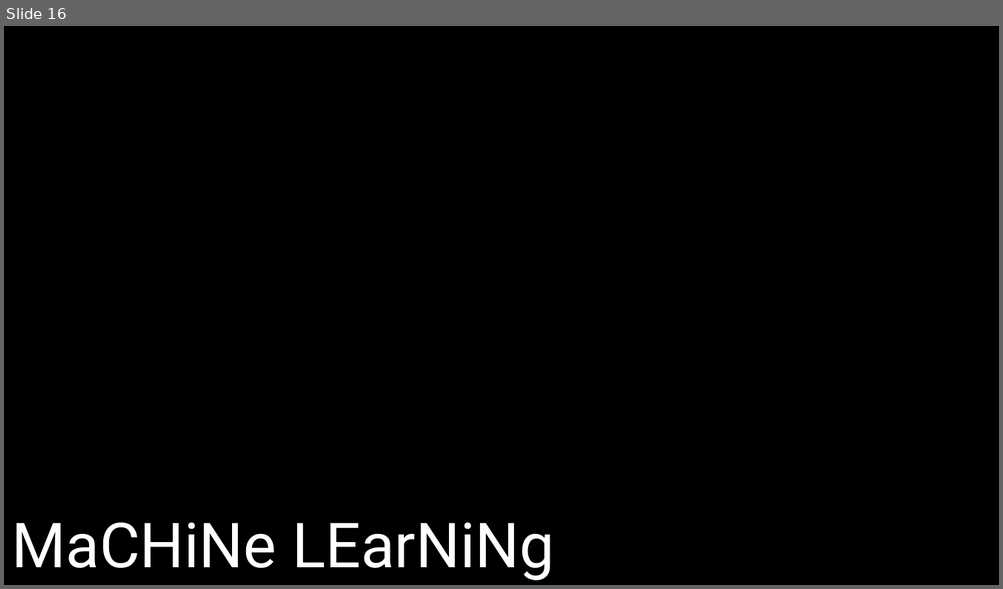
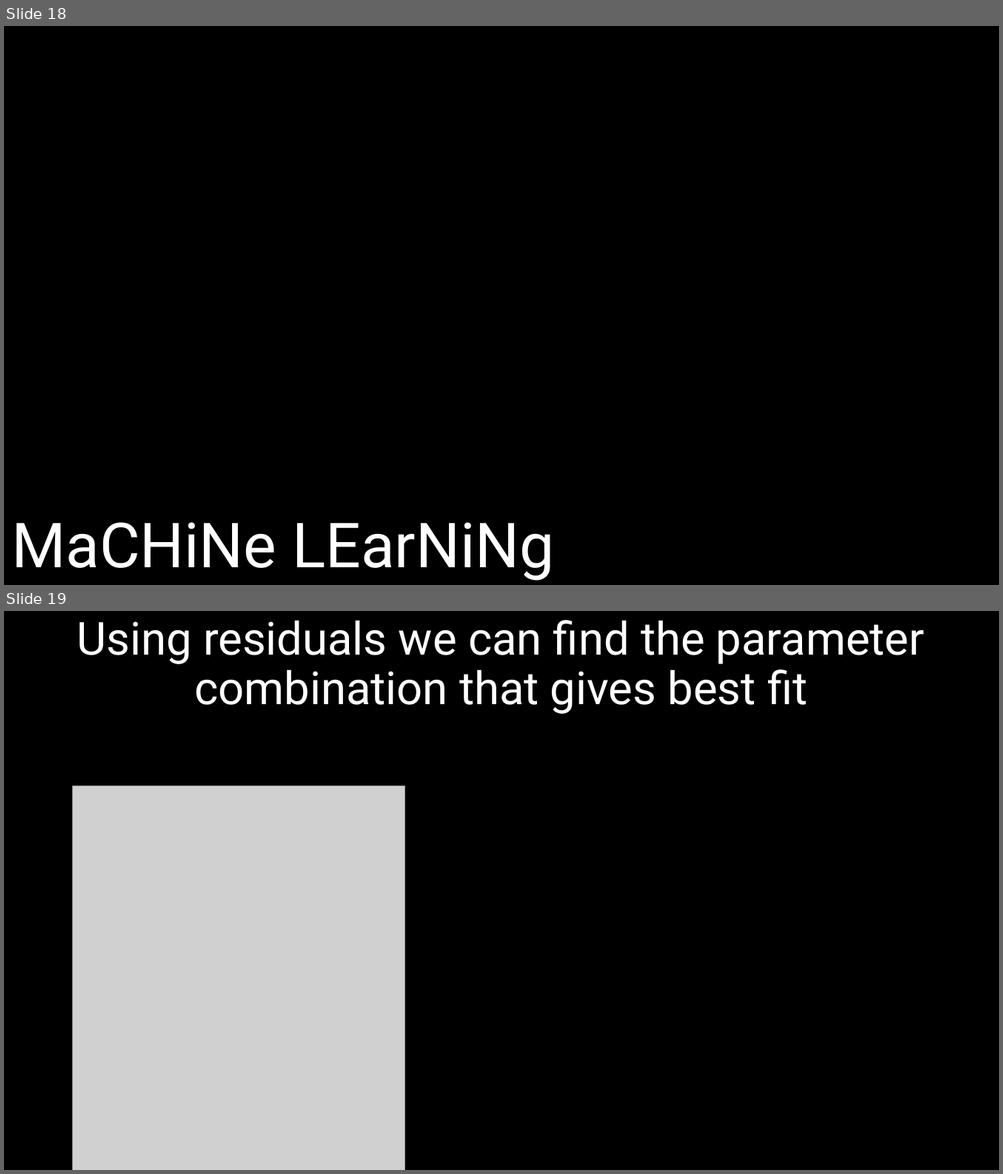
Before and after one commit to DeonRoos/stats-for-biologists, a slide deck: Lecture 5 - Cont LM/Slides/Linear models_w_Continuous.pptx. Shown one above the other, each under a label of ours: slide 16 before the commit, slides 18 and 19 after it. The pictures are 1003x589 and 1003x1174 pixels, drawn with LibreOffice and Linux fonts; fonts in the diff are those of the drawing; grey boxes stand for pictures. Boxes give left, top, right and bottom in pixels: in the first picture for what was removed or moved away, otherwise in the second. Text is boxed around its words. In the diff, an @@ line names an element or a change of style, - is before the commit and + after.

```diff
--- a/Lecture 5 - Cont LM/Slides/Linear models_w_Continuous.pptx
+++ b/Lecture 5 - Cont LM/Slides/Linear models_w_Continuous.pptx
@@ slide 19 added at (4, 611, 999, 1170), background #000000 @@
@@ title added at (77, 620, 924, 714), 44 pt, text #FFFFFF @@
+Using residuals we can find the parameter combination that gives best fit
@@ rectangle added at (482, 752, 937, 1170), fill #000000, outline #000000 1.5 pt @@
@@ picture added at (523, 764, 868, 1170) @@
@@ picture added at (73, 786, 405, 1170) @@
@@ what was slide 16 is now slide 18 @@
```
Also in this commit, not shown: 9 slides changed, 8 other slides added, 5 slides removed, 8 other files.
